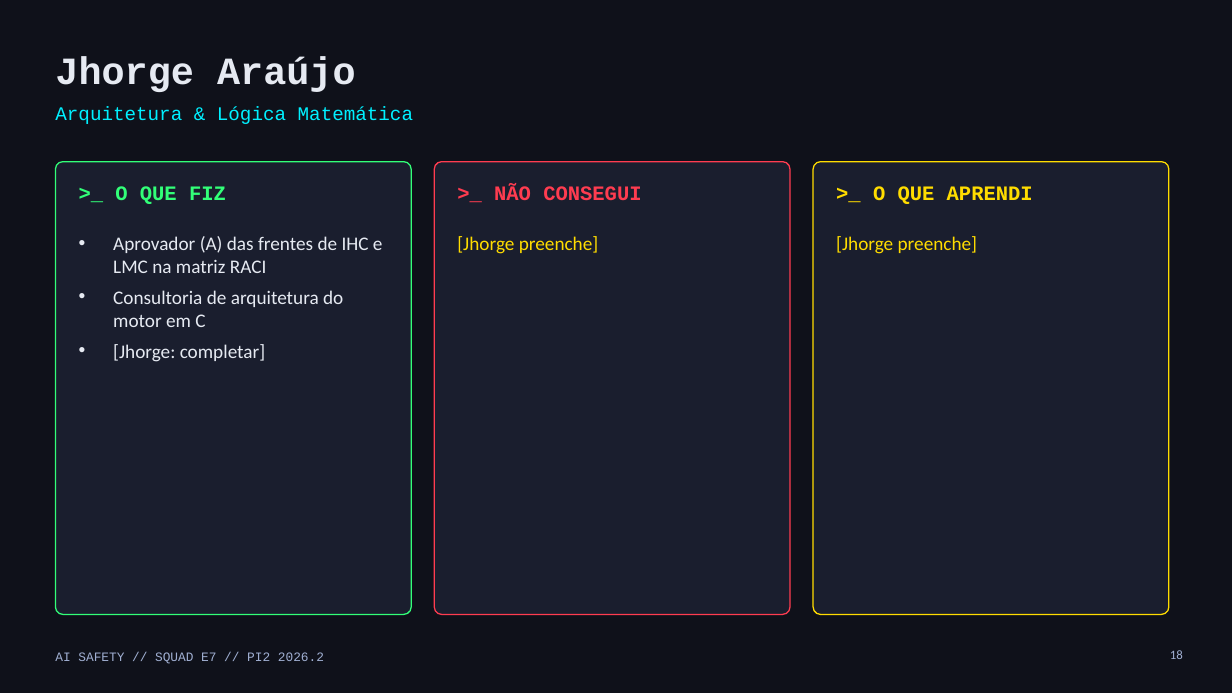
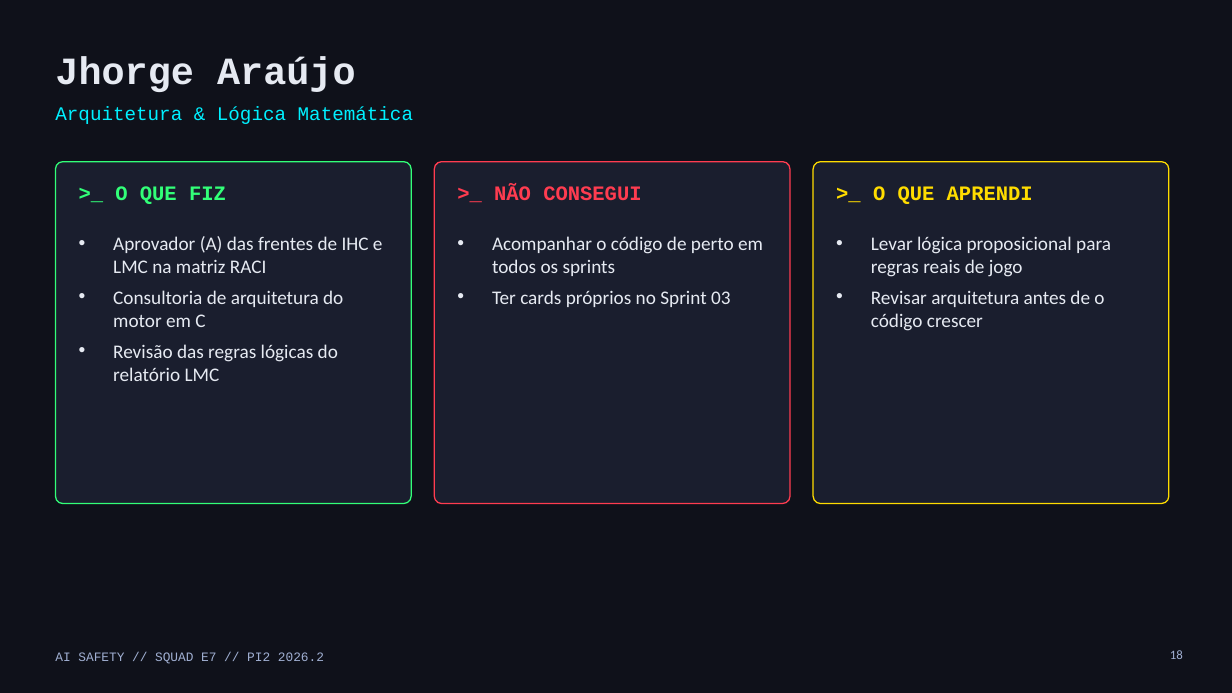
Before and after one commit to vdornelass/pi2-squad-e7, a slide deck: slide 18 of docs/apresentacao_final/apresentacao_final_squad_e7.pptx. Drawn at 1232x693 pixels with LibreOffice and Linux fonts; fonts in the diff are those of the drawing. Boxes give left, top, right and bottom in pixels: in the first picture for what was removed or moved away, otherwise in the second. Text is boxed around its words. In the diff, an @@ line names an element or a change of style, - is before the commit and + after.

```diff
--- a/docs/apresentacao_final/apresentacao_final_squad_e7.pptx
+++ b/docs/apresentacao_final/apresentacao_final_squad_e7.pptx
@@ rounded rectangle: place and size @@
-rounded rectangle at box(55, 162, 411, 615)
+rounded rectangle at box(55, 162, 411, 504)
@@ rounded rectangle: place and size @@
-rounded rectangle at box(434, 162, 790, 615)
+rounded rectangle at box(434, 162, 790, 504)
@@ proportions changed in 3 elements at box(55, 162, 411, 504), box(434, 162, 790, 504), box(813, 162, 1169, 504) @@
@@ rounded rectangle: place and size @@
-rounded rectangle at box(813, 162, 1169, 615)
+rounded rectangle at box(813, 162, 1169, 504)
@@ text at box(492, 236, 763, 307): text changed; text colour #FFDC00 to #E6EAF2 @@
-[Jhorge preenche]
+• Acompanhar o código de perto em todos os sprints
+• Ter cards próprios no Sprint 03
@@ text at box(871, 236, 1111, 331): text changed; text colour #FFDC00 to #E6EAF2 @@
-[Jhorge preenche]
+• Levar lógica proposicional para regras reais de jogo
+• Revisar arquitetura antes de o código crescer
@@ text at box(113, 344, 338, 381): text changed @@
-• [Jhorge: completar]
+• Revisão das regras lógicas do relatório LMC
```
Also in this commit, not shown: 11 other slides changed, 3 other files.
